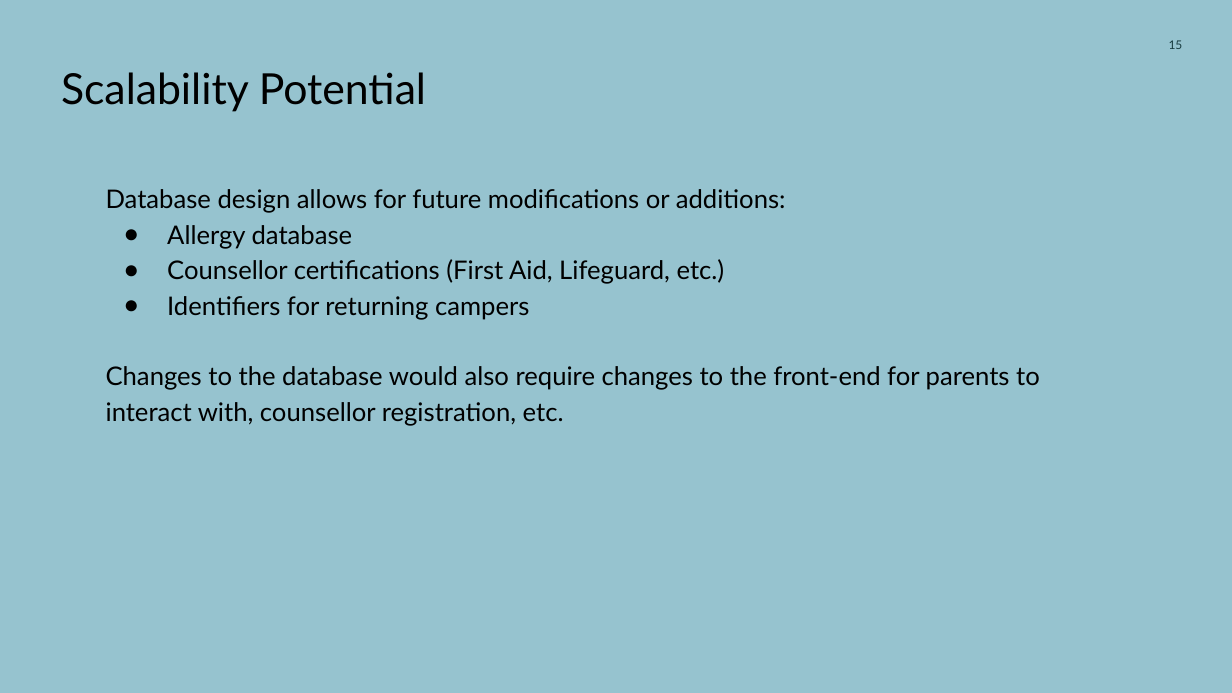
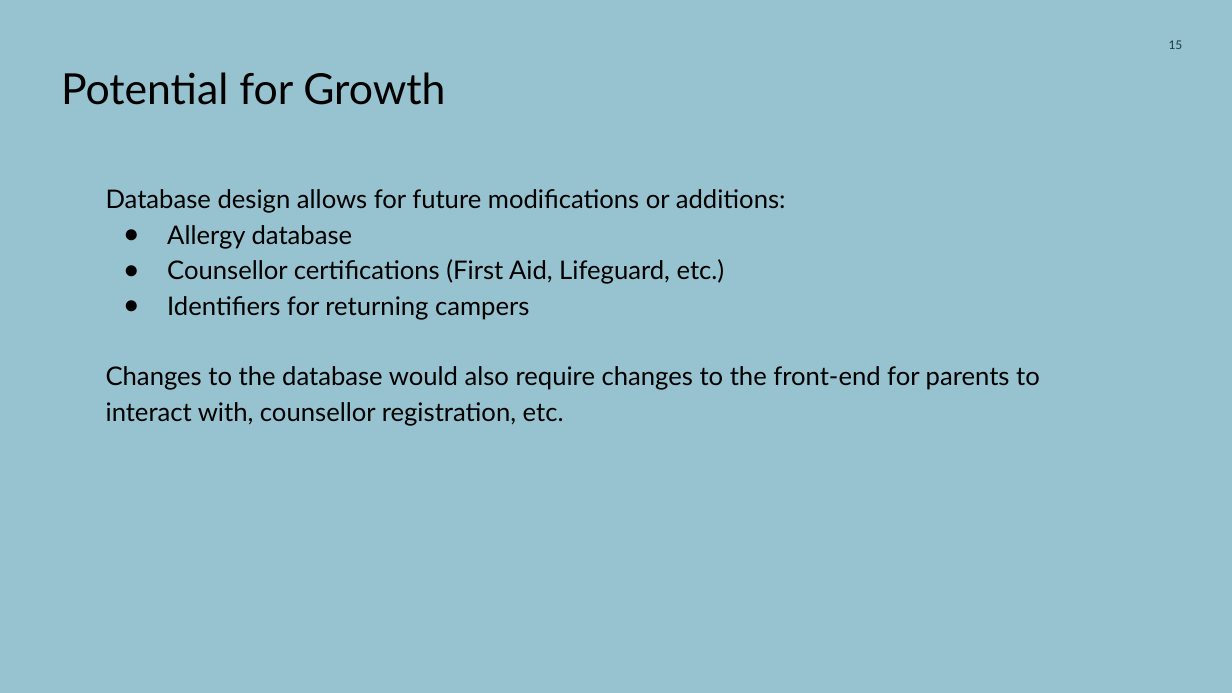
Before and after one commit to zhrangui/torontomu, a slide deck: slide 15 of Final Presentation.pptx. Drawn at 1232x693 pixels with LibreOffice and Linux fonts; fonts in the diff are those of the drawing. Boxes give left, top, right and bottom in pixels: in the first picture for what was removed or moved away, otherwise in the second. Text is boxed around its words. In the diff, an @@ line names an element or a change of style, - is before the commit and + after.

```diff
--- a/Final Presentation.pptx
+++ b/Final Presentation.pptx
@@ title at bbox=[61, 72, 445, 105]: text changed @@
-Scalability Potential
+Potential for Growth
```
Also in this commit, not shown: 8 other slides changed, 10 slides removed, 10 other files.
